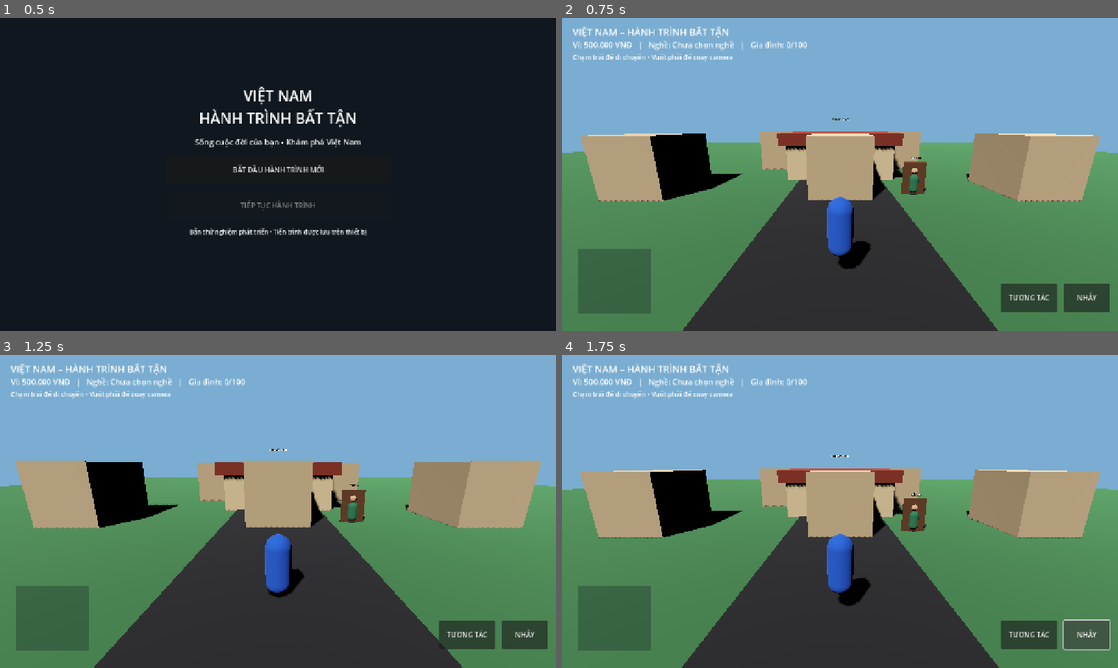
Above: before the commit, frames 1-4 (two rows, left to right).
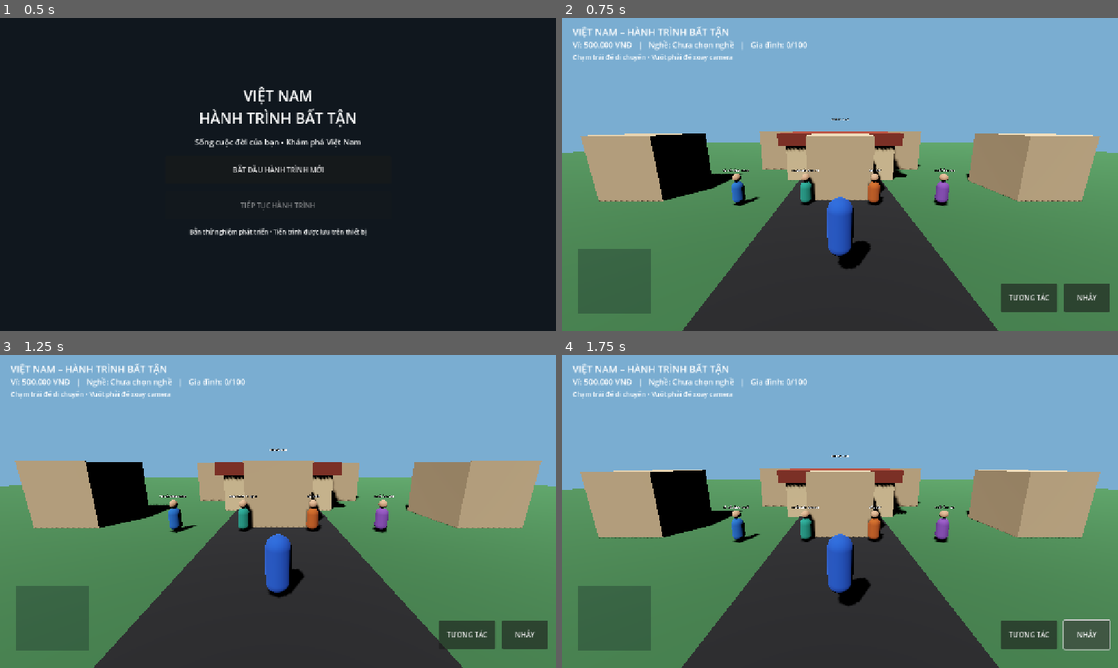
Above: after the commit, the same moments.

Repository: temu838655-dev/Vi-t-Nam-Du-L-ch
Game: Godot game, scene res://scenes/main.tscn
The game is run twice, just before and just after one commit, with the same random seed, the same clock (stepped at 60 frames per second) and the same inputs.
Inputs:
- Up to frame 1 (0.5 s): no input
- Up to frame 2 (0.75 s): click "BẮT ĐẦU HÀNH TRÌNH MỚI" at 0.5 s
- Up to frame 3 (1.25 s): no input
- Up to frame 4 (1.75 s): click "NHẢY" at 1.25 s

Frame 1 is identical in both runs. In frame 2, 1.4% of the frame differs, in the area x 28-71%, y 44-60%; in frame 3, 1.4%; in frame 4, 1.4%.

Commit message:
Add separate career recruiter stations

Diff:
--- a/Godot/scripts/main.gd
+++ b/Godot/scripts/main.gd
@@ -112,14 +112,11 @@
 func _spawn_family_and_career_board() -> void:
 	_add_npc("Mẹ", "mother", Vector3(-2.0, 0, -3.1), Color(0.72, 0.18, 0.22))
 	_add_npc("Bố", "father", Vector3(2.0, 0, -3.1), Color(0.16, 0.28, 0.48))
-	_add_npc("BẢNG VIỆC LÀM", "job_board", Vector3(5.0, 0, -1.0), Color(0.16, 0.42, 0.28))
-	_add_box("CareerBoardPost", Vector3(5.0, 1.1, -1.0), Vector3(1.5, 2.2, 0.18), Color(0.36, 0.22, 0.12))
-	var sign_label := Label3D.new()
-	sign_label.text = "VIỆC LÀM"
-	sign_label.position = Vector3(5.0, 2.5, -0.85)
-	sign_label.font_size = 28
-	sign_label.billboard = BaseMaterial3D.BILLBOARD_ENABLED
-	add_child(sign_label)
+	# Each career has its own recruiter so players can choose or change jobs directly.
+	_add_npc("TÀI XẾ CÔNG NGHỆ", "career_driver", Vector3(-6.0, 0, 1.0), Color(0.12, 0.38, 0.72))
+	_add_npc("NHÂN VIÊN DU LỊCH", "career_tourism", Vector3(-2.0, 0, 1.0), Color(0.12, 0.55, 0.48))
+	_add_npc("ĐẦU BẾP", "career_chef", Vector3(2.0, 0, 1.0), Color(0.72, 0.34, 0.12))
+	_add_npc("NHIẾP ẢNH GIA", "career_photographer", Vector3(6.0, 0, 1.0), Color(0.48, 0.28, 0.66))
 
 func _add_npc(display_name: String, role: String, at: Vector3, tint: Color) -> void:
 	var npc := Node3D.new()
